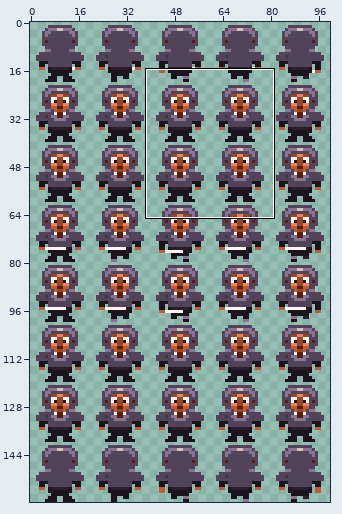
A sprite sheet gets an edit: images/warrior.png. Above, an overview of the earlier version with the close-up marked.
Close-up. As it was:
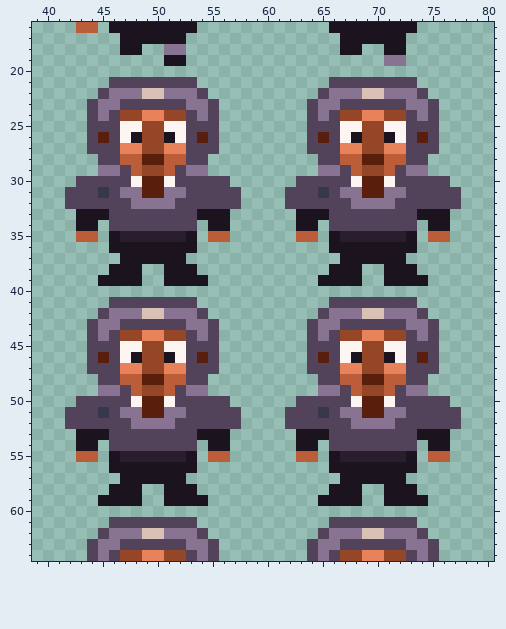
The file is 100x160 pixels. Shown: x 39..80, y 16..64. The commit also changed other parts of the picture, which this record leaves out.
Once edited:
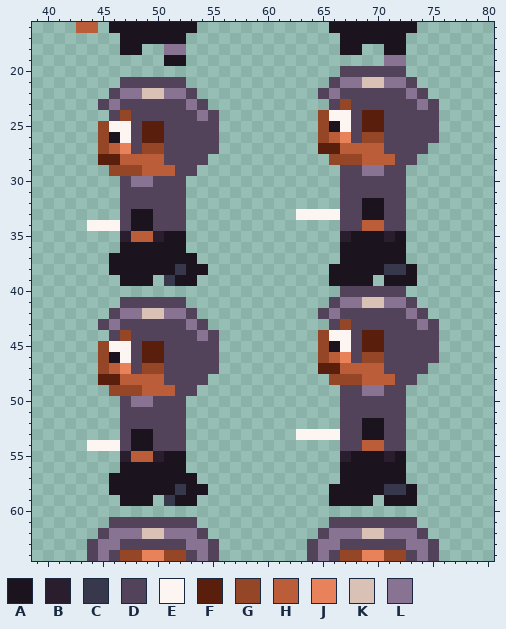
Palette (. is transparent): A #1b141e  B #291d2e  C #38384c  D #53435a  E #fdf5f1  F #591e0c  G #944627  H #bb5d38  J #e7825a  K #d9c1b5  L #897393
From old to new:
@@ x 39..80 @@
 19 ............AA..................LL........
-20 ..........................................
-21 .......DDDDDDDD............DDDDDDDD.......
-22 ......DLLLKKLLLD..........DLLLKKLLLD......
-23 .....DLLDDDDDDLLD........DLLDDDDDDLLD.....
-24 .....DLDGGJJGGDLD........DLDGGJJGGDLD.....
-25 .....DDDEEGGEEDDD........DDDEEGGEEDDD.....
-26 .....DFDEAGGAEDFD........DFDEAGGAEDFD.....
-27 .....DDDJJGGJJDDD........DDDJJGGJJDDD.....
-28 ......DDHHFFHHDD..........DDHHFFHHDD......
-29 ......LLDHGGHDLL..........LLDHGGHDLL......
-30 ....DDDDDEFFEDDDDD......DDDDDEFFEDDDDD....
-31 ...DDDCDLLFFLLDDDDD....DDDCDLLFFLLDDDDD...
-32 ...DDDDDDLLLLDDDDDD....DDDDDDLLLLDDDDDD...
-33 ....AAADDDDDDDDAAA......AAADDDDDDDDAAA....
-34 ....AA.DDDDDDDD.AA......AA.DDDDDDDD.AA....
-35 ....HH.ABBBBBBA.HH......HH.ABBBBBBA.HH....
-36 .......AAAAAAAA............AAAAAAAA.......
-37 ........AAAAAA..............AAAAAA........
-38 .......AAA..AAA............AAA..AAA.......
-39 ......AAAA..AAAA..........AAAA..AAAA......
-40 ..........................................
-41 .......DDDDDDDD............DDDDDDDD.......
-42 ......DLLLKKLLLD..........DLLLKKLLLD......
-43 .....DLLDDDDDDLLD........DLLDDDDDDLLD.....
-44 .....DLDGGJJGGDLD........DLDGGJJGGDLD.....
-45 .....DDDEEGGEEDDD........DDDEEGGEEDDD.....
-46 .....DFDEAGGAEDFD........DFDEAGGAEDFD.....
-47 .....DDDJJGGJJDDD........DDDJJGGJJDDD.....
-48 ......DDHHFFHHDD..........DDHHFFHHDD......
-49 ......LLDHGGHDLL..........LLDHGGHDLL......
-50 ....DDDDDEFFEDDDDD......DDDDDEFFEDDDDD....
-51 ...DDDCDLLFFLLDDDDD....DDDCDLLFFLLDDDDD...
-52 ...DDDDDDLLLLDDDDDD....DDDDDDLLLLDDDDDD...
-53 ....AAADDDDDDDDAAA......AAADDDDDDDDAAA....
-54 ....AA.DDDDDDDD.AA......AA.DDDDDDDD.AA....
-55 ....HH.ABBBBBBA.HH......HH.ABBBBBBA.HH....
-56 .......AAAAAAAA............AAAAAAAA.......
-57 ........AAAAAA..............AAAAAA........
-58 .......AAA..AAA............AAA..AAA.......
-59 ......AAAA..AAAA..........AAAA..AAAA......
+20 ............................DDDDDD........
+21 ........DDDDDD.............DLLKKLLD.......
+22 .......DLLKKLLD...........DLDDDDDDLD......
+23 ......DLDDDDDDLD...........DGDDDDDDLD.....
+24 .......DGDDDDDDLD.........GEEDFFDDDDD.....
+25 ......GEEDFFDDDDD.........GAEDFFDDDDD.....
+26 ......GAEDFFDDDDD.........GHJDGGDDDDD.....
+27 ......GHJDGGDDDDD.........FFHHHHDDDD......
+28 ......FFHHHHDDDD...........GGGHHHDD.......
+29 .......GGGHHHDD.............DDLLDD........
+30 ........DLLDDD..............DDDDDD........
+31 ........DDDDDD..............DDDDDD........
+32 ........DDDDDD..............DDAADD........
+33 ........DAADDD..........EEEEDDAADD........
+34 .....EEEDAADDD..............DDHHDD........
+35 ........BHHBAA..............BAAABA........
+36 ........AAAAAA..............AAAAAA........
+37 .......AAAAAAAA.............AAAAAA........
+38 .......AAAAAACAA...........AAAAACCA.......
+39 ........AAA.CAA............AAAA.AAA.......
+40 ............................DDDDDD........
+41 ........DDDDDD.............DLLKKLLD.......
+42 .......DLLKKLLD...........DLDDDDDDLD......
+43 ......DLDDDDDDLD...........DGDDDDDDLD.....
+44 .......DGDDDDDDLD.........GEEDFFDDDDD.....
+45 ......GEEDFFDDDDD.........GAEDFFDDDDD.....
+46 ......GAEDFFDDDDD.........GHJDGGDDDDD.....
+47 ......GHJDGGDDDDD.........FFHHHHDDDD......
+48 ......FFHHHHDDDD...........GGGHHHDD.......
+49 .......GGGHHHDD.............DDLLDD........
+50 ........DLLDDD..............DDDDDD........
+51 ........DDDDDD..............DDDDDD........
+52 ........DDDDDD..............DDAADD........
+53 ........DAADDD..........EEEEDDAADD........
+54 .....EEEDAADDD..............DDHHDD........
+55 ........BHHBAA..............BAAABA........
+56 ........AAAAAA..............AAAAAA........
+57 .......AAAAAAAA.............AAAAAA........
+58 .......AAAAAACAA...........AAAAACCA.......
+59 ........AAA.CAA............AAAA.AAA.......
 60 ..........................................
Pixel boxes of the changes (left, top, right, bottom) in both close-ups:
changed: (65, 66, 461, 506)
